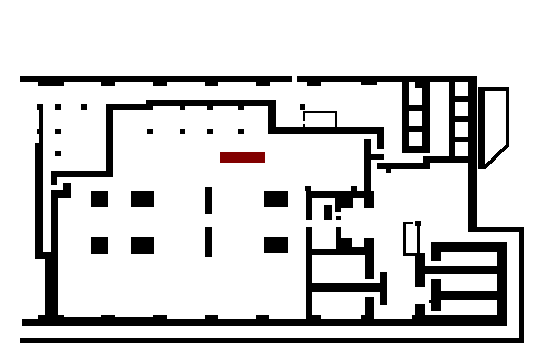
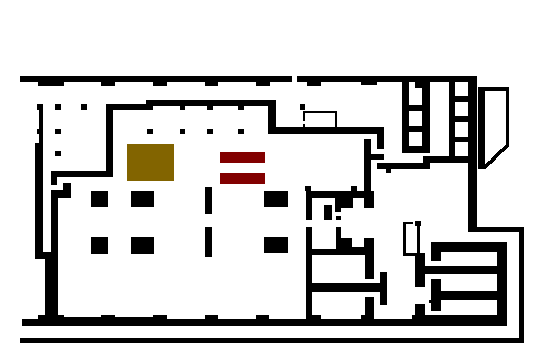
Before/after of a (550, 354) layered artwork. What changed in the layer stack:
painted on "Objects" over [127, 144, 265, 184]
